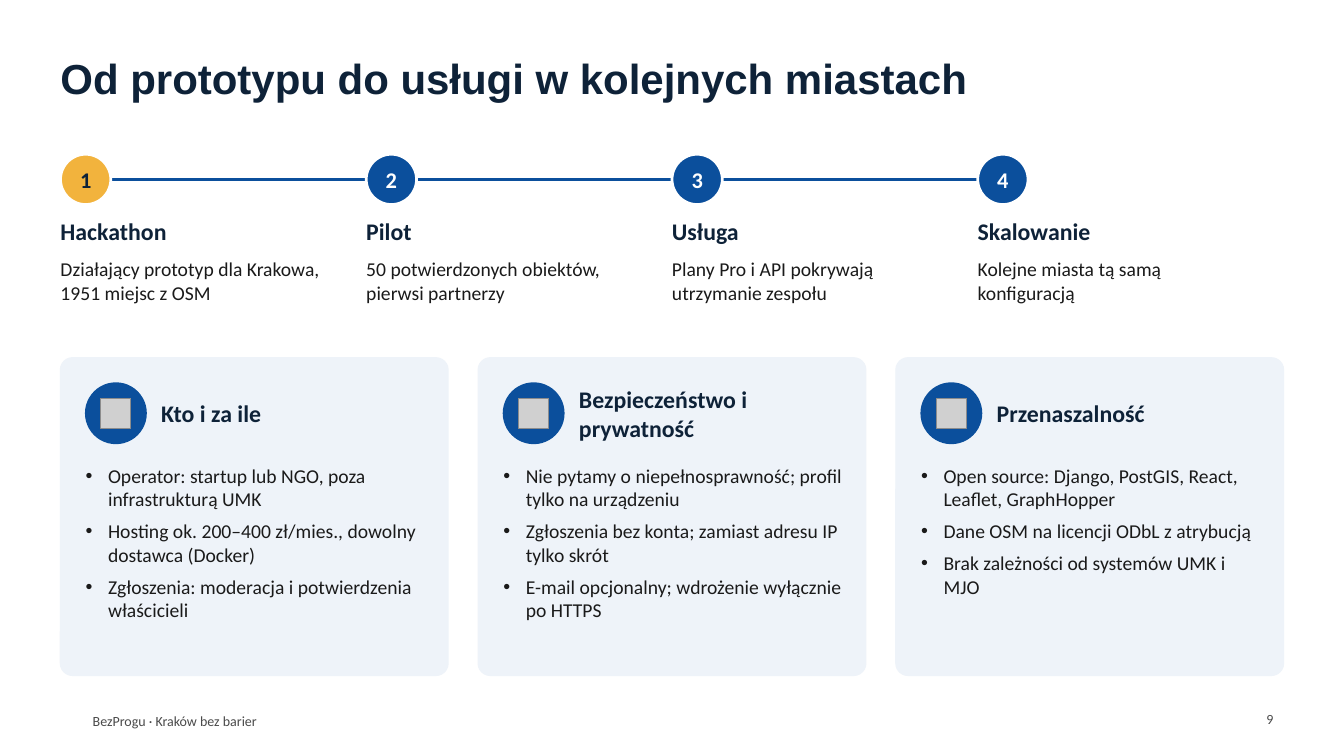
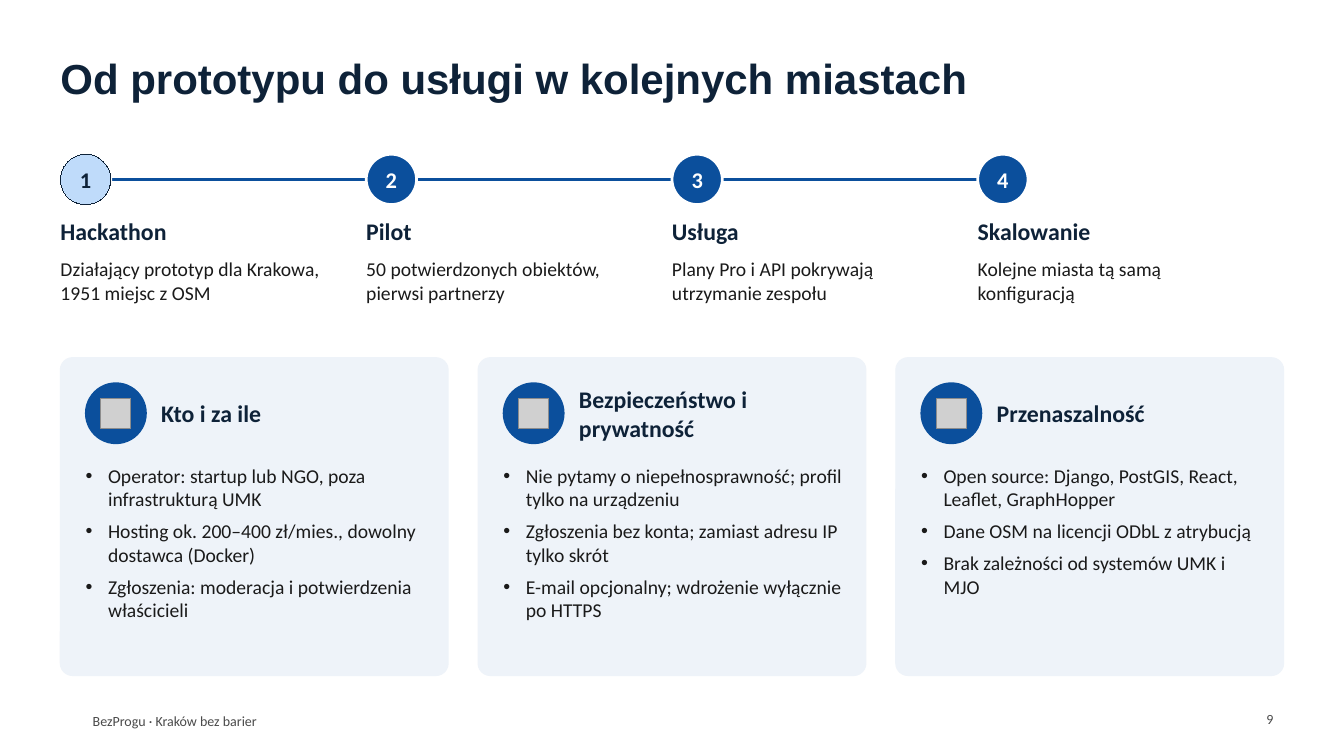
Before and after one commit to szymonglowka/crackowwithoutbarries, a slide deck: slide 9 of docs/pitch/BezProgu-prezentacja.pptx. Drawn at 1344x756 pixels with LibreOffice and Linux fonts; fonts in the diff are those of the drawing; grey boxes stand for pictures; background and template pictures are left out. Boxes give left, top, right and bottom in pixels: in the first picture for what was removed or moved away, otherwise in the second. Text is boxed around its words. In the diff, an @@ line names an element or a change of style, - is before the commit and + after.

```diff
--- a/docs/pitch/BezProgu-prezentacja.pptx
+++ b/docs/pitch/BezProgu-prezentacja.pptx
@@ ellipse "1": place and size @@
-ellipse "1" at (80, 173, 91, 188)
+ellipse "1" at (60, 154, 111, 205)
@@ ellipse "1" at (60, 154, 111, 205): fill none to #BFDBFA; outline none to #0E2238 0.75 pt @@
```
Also in this commit, not shown: 6 other slides changed, 1 other file.
